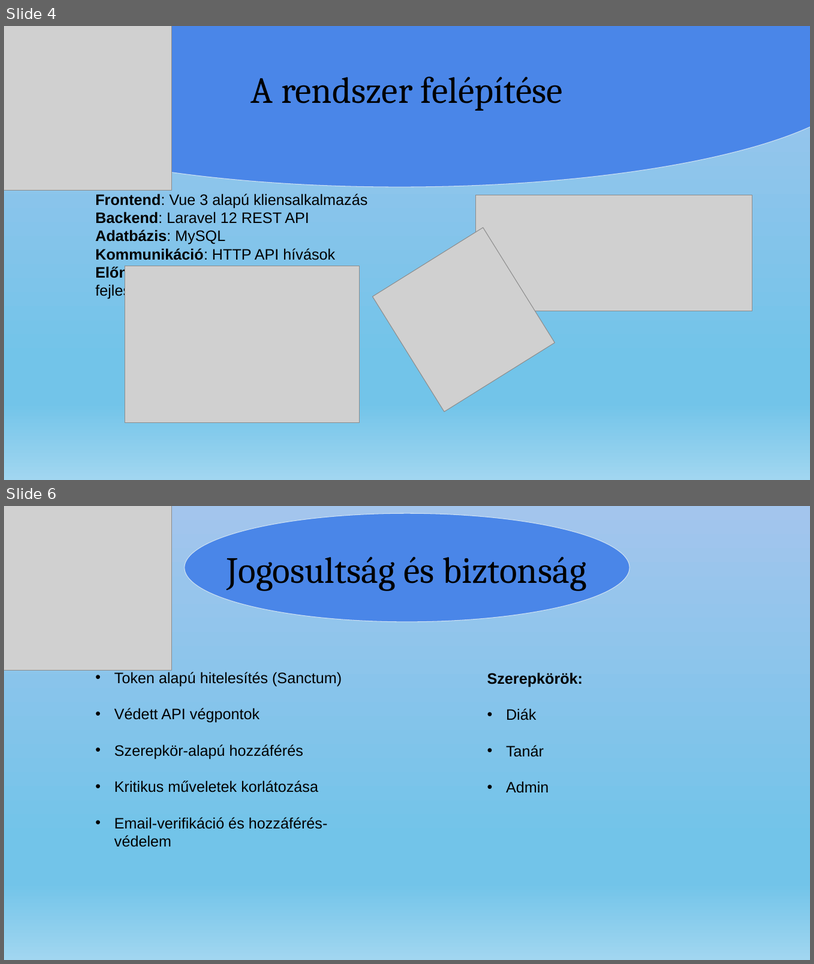
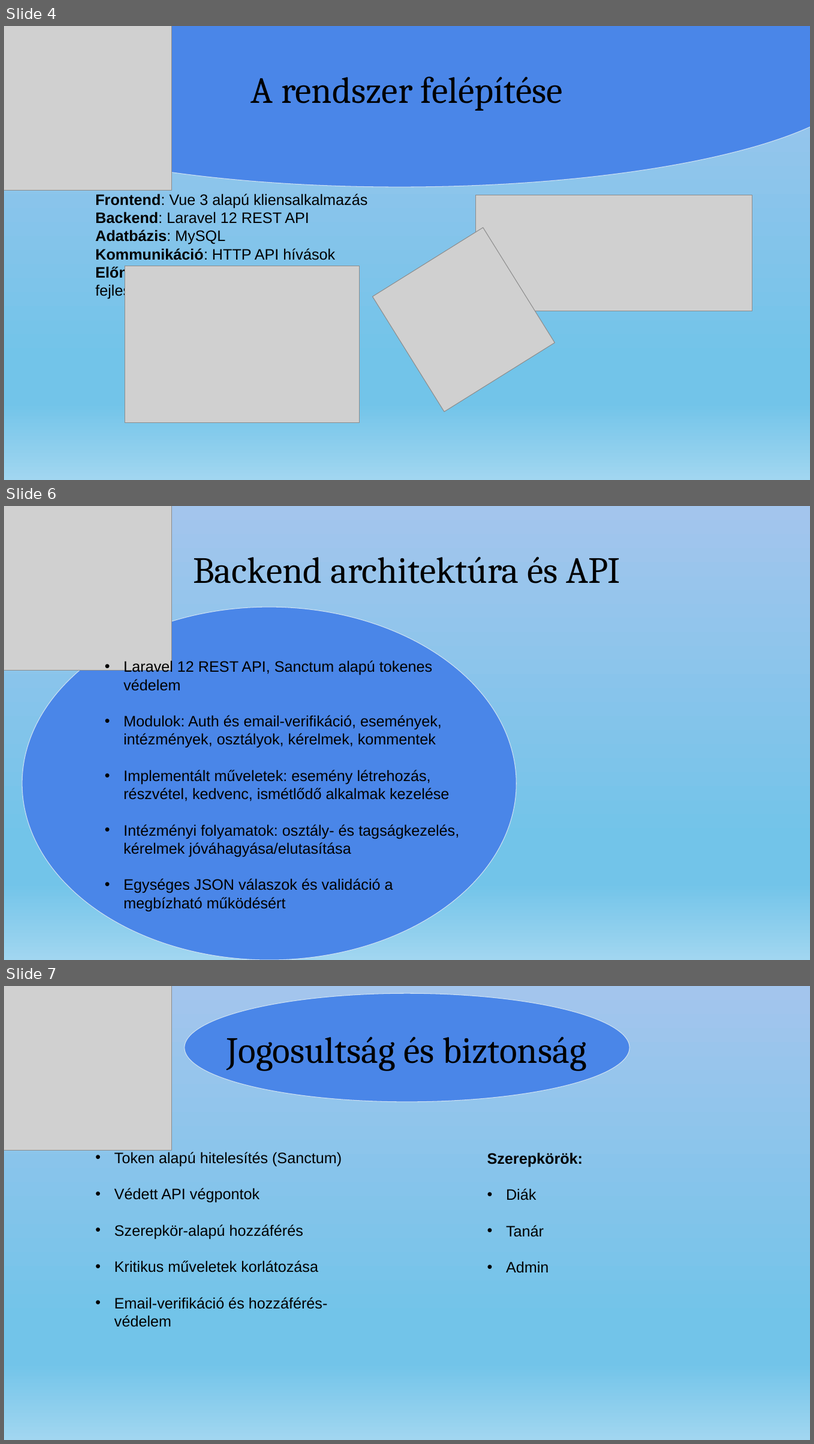
Before and after one commit to nagyls/13_S2_5_vizsgaremek, a slide deck: dokumentumok/Prezentáció_NagyLevedSamuel_TothTamas.pptx. Shown one above the other, each under a label of ours: slides 4 and 6 before the commit, slides 4, 6 and 7 after it; the slides between them are not shown. The pictures are 814x964 and 814x1444 pixels, drawn with LibreOffice and Linux fonts; fonts in the diff are those of the drawing; grey boxes stand for pictures. Boxes give left, top, right and bottom in pixels: in the first picture for what was removed or moved away, otherwise in the second. Text is boxed around its words. In the diff, an @@ line names an element or a change of style, - is before the commit and + after.

```diff
--- a/dokumentumok/Prezentáció_NagyLevedSamuel_TothTamas.pptx
+++ b/dokumentumok/Prezentáció_NagyLevedSamuel_TothTamas.pptx
@@ slide 6 added at (4,506,810,960), background gradient #A3C5ED to #72C4E9 to #A1D6F0 @@
@@ picture added at (4,506,171,670) @@
@@ title added at (193,556,621,583), 44 pt, text #000000 @@
+Backend architektúra és API
@@ ellipse added at (22,607,517,960), fill #4A86E8, outline #CFE2F3 0.75 pt @@
@@ text added at (123,660,459,911), 18 pt, text #000000 @@
+• Laravel 12 REST API, Sanctum alapú tokenes védelem
+• Modulok: Auth és email-verifikáció, események, intézmények, osztályok, kérelmek, kommentek
+• Implementált műveletek: esemény létrehozás, részvétel, kedvenc, ismétlődő alkalmak kezelése
+• Intézményi folyamatok: osztály- és tagságkezelés, kérelmek jóváhagyása/elutasítása
+• Egységes JSON válaszok és validáció a megbízható működésért
@@ what was slide 6 is now slide 7 @@
```
Also in this commit, not shown: 5 slides changed, 1 other slide added, 1 slide removed.
